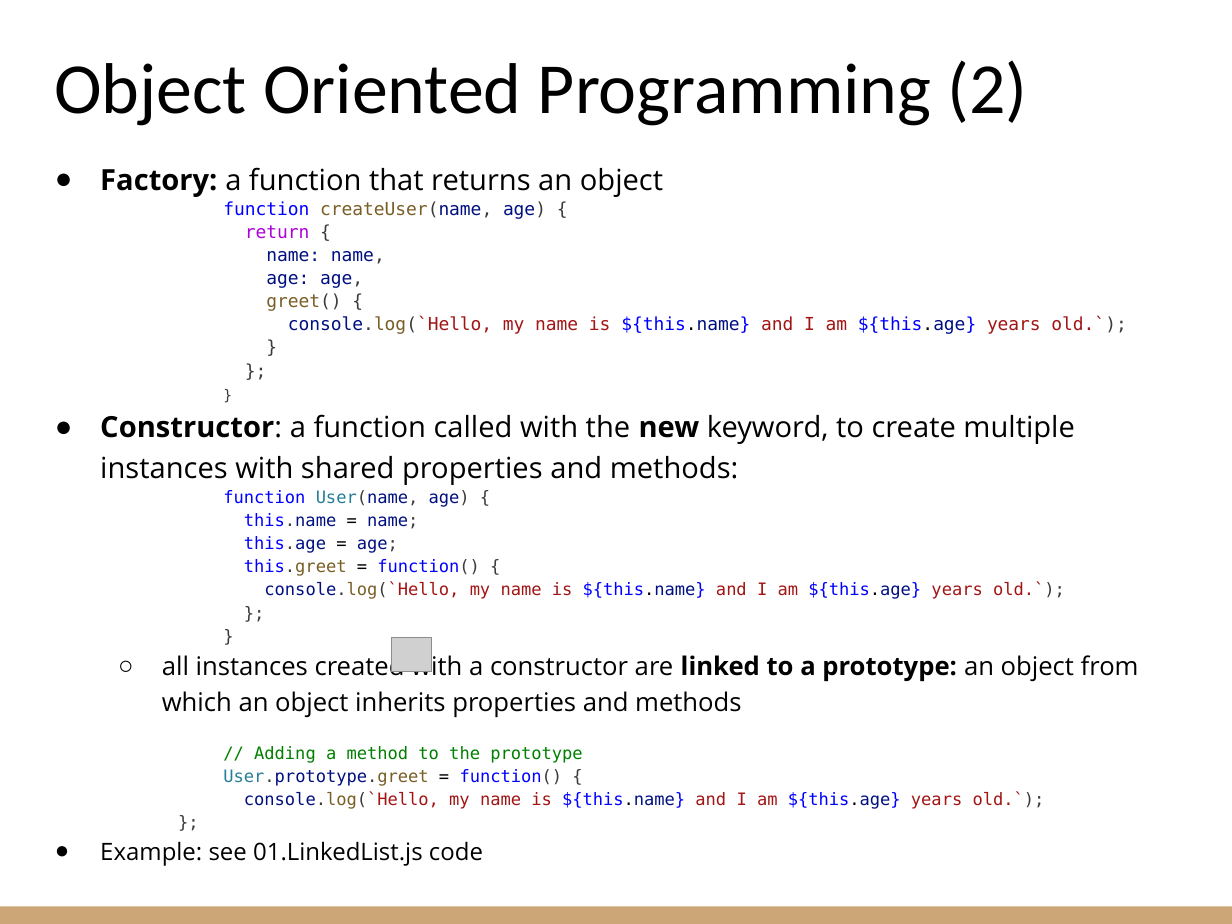
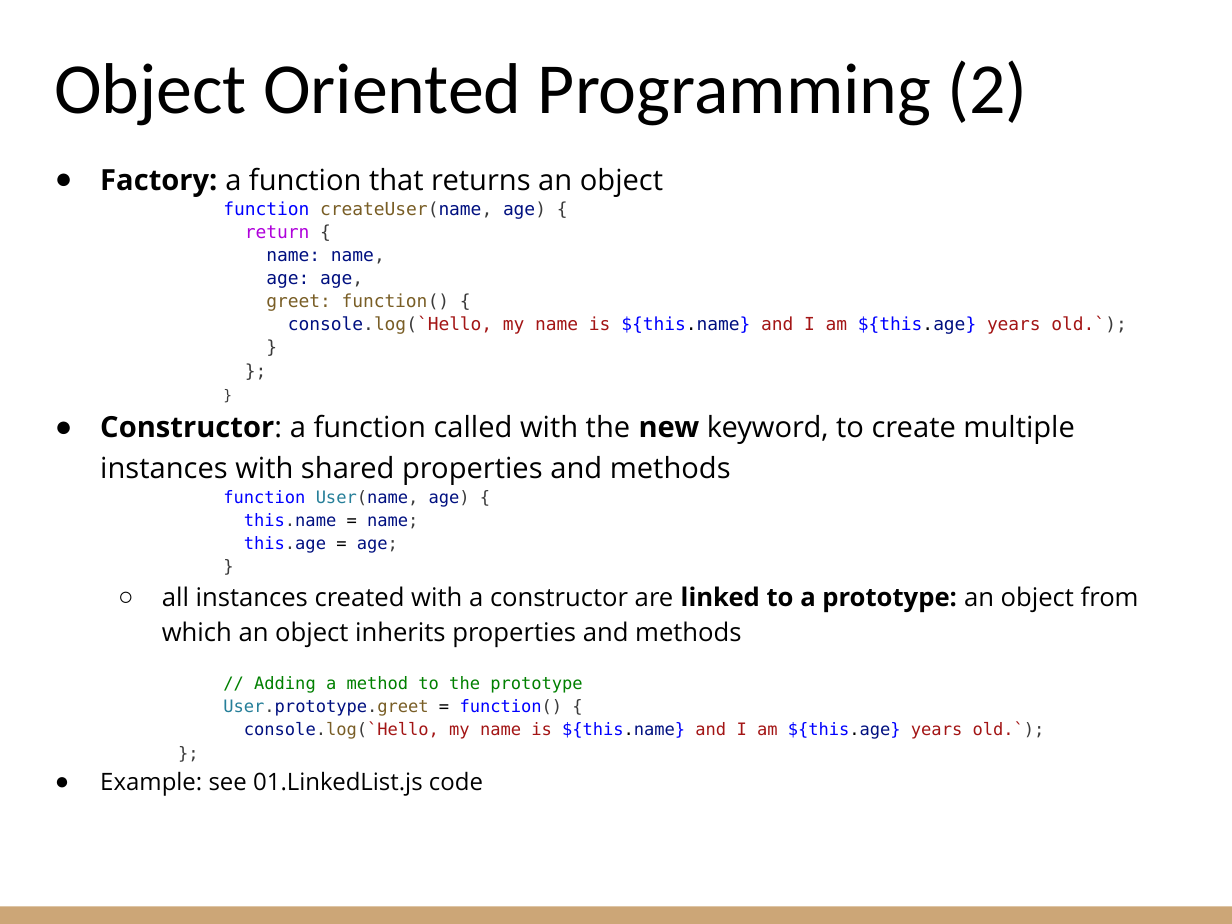
Before and after one commit to riccardoberta/makers, a slide deck: slide 20 of 04 - JavaScript/slides.pptx. Drawn at 1232x924 pixels with LibreOffice and Linux fonts; fonts in the diff are those of the drawing; grey boxes stand for pictures. Boxes give left, top, right and bottom in pixels: in the first picture for what was removed or moved away, otherwise in the second. Text is boxed around its words. In the diff, an @@ line names an element or a change of style, - is before the commit and + after.

```diff
--- a/04 - JavaScript/slides.pptx
+++ b/04 - JavaScript/slides.pptx
@@ text at box(266, 293, 450, 311): text changed @@
-greet() {
+greet: function() {
@@ text at box(100, 414, 1074, 485): text changed @@
-● Constructor: a function called with the new keyword, to create multiple instances with shared properties and methods:
+● Constructor: a function called with the new keyword, to create multiple instances with shared properties and methods
@@ text at box(244, 559, 1065, 599): paragraphs removed @@
-this.greet = function() {
-console.log(`Hello, my name is ${this.name} and I am ${this.age} years old.`);
-};
@@ picture removed at box(392, 637, 431, 671) @@
```
Also in this commit, not shown: 7 other slides changed, 7 other files.
